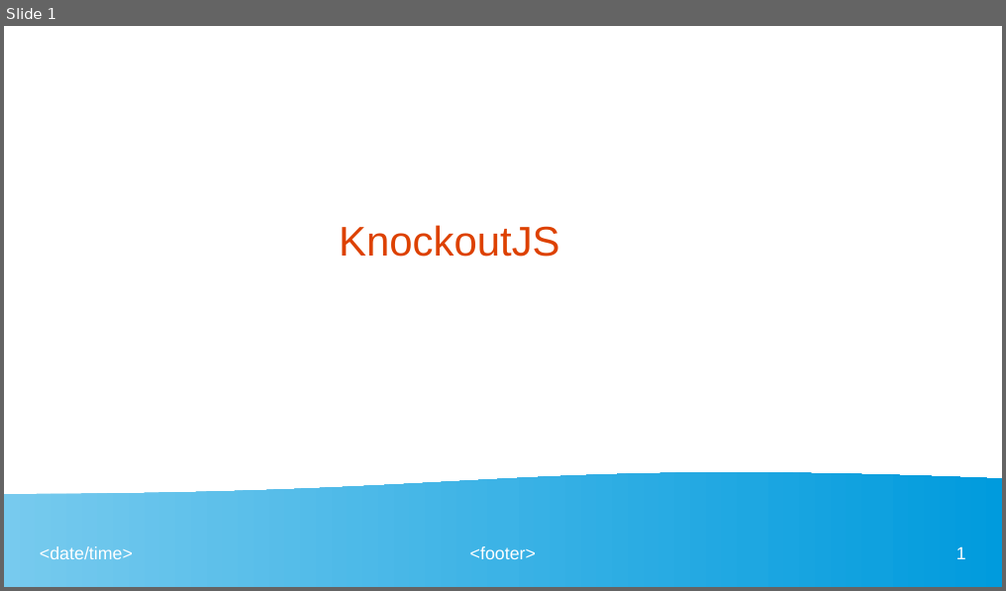
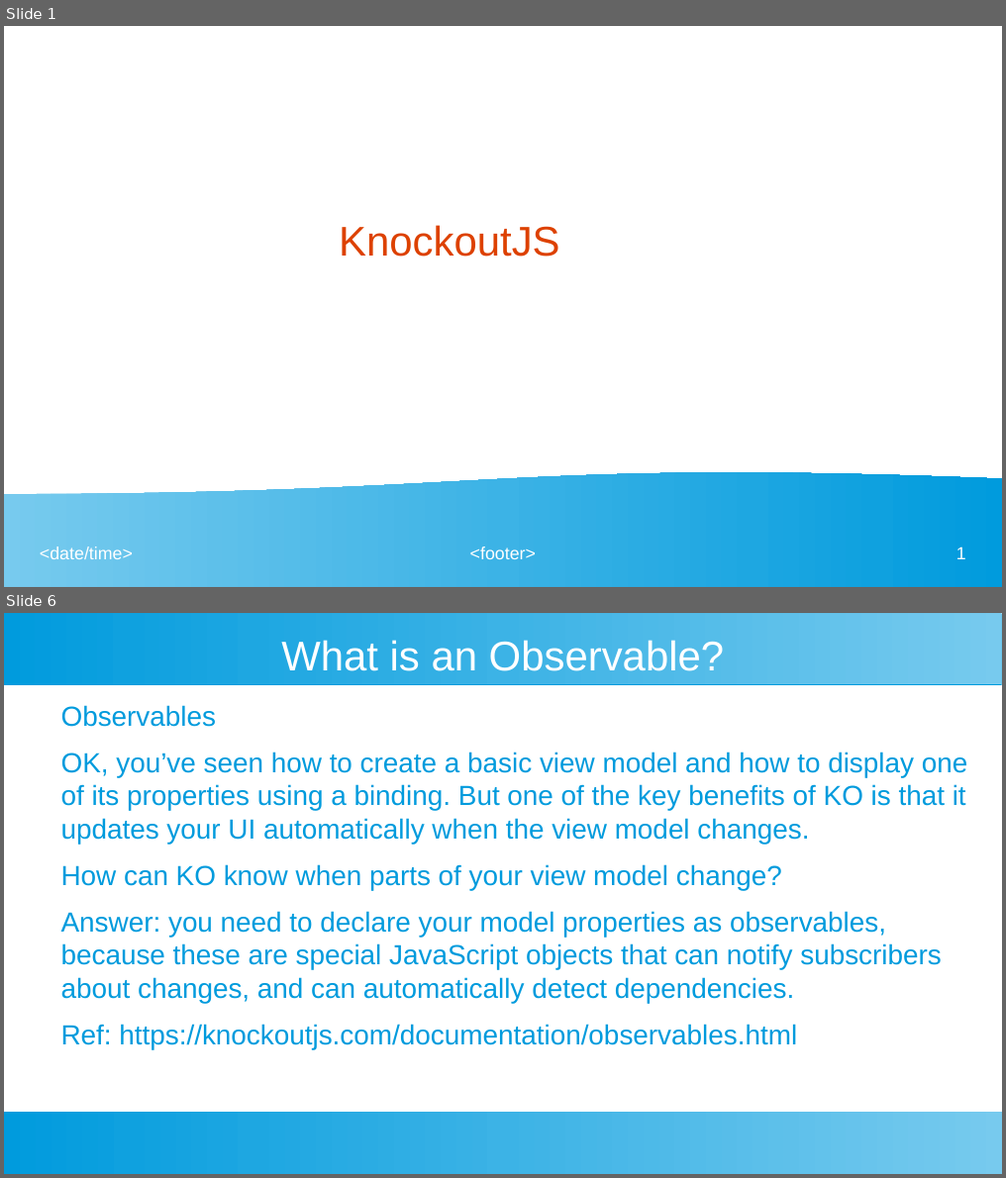
Before and after one commit to ashishjain1547/public_lessons_in_javascript, a slide deck: 5_Introduction to KnockoutJS/KnockoutJS.odp. Shown one above the other, each under a label of ours: slide 1 before the commit, slides 1 and 6 after it; the slides between them are not shown. The pictures are 1006x591 and 1006x1178 pixels, drawn with LibreOffice and Linux fonts; fonts in the diff are those of the drawing. Boxes give left, top, right and bottom in pixels: in the first picture for what was removed or moved away, otherwise in the second. Text is boxed around its words. In the diff, an @@ line names an element or a change of style, - is before the commit and + after.

```diff
--- a/5_Introduction to KnockoutJS/KnockoutJS.odp
+++ b/5_Introduction to KnockoutJS/KnockoutJS.odp
@@ slide 6 added at box(4, 613, 1002, 1174), background #FFFFFF @@
@@ rectangle added at box(4, 613, 1002, 684), fill gradient #77CAEE to #75C9EE to #73C9ED to #71C8ED to #6FC7ED to #6EC6ED @@
@@ title added at box(281, 640, 724, 671), 33 pt, text #FFFFFF @@
+What is an Observable?
@@ text added at box(61, 705, 968, 1050), 22 pt, text #009BDD @@
+Observables
+OK, you’ve seen how to create a basic view model and how to display one of its properties using a binding. But one of the key benefits of KO is that it updates your UI automatically when the view model changes.
+How can KO know when parts of your view model change?
+Answer: you need to declare your model properties as observables, because these are special JavaScript objects that can notify subscribers about changes, and can automatically detect dependencies.
+Ref: https://knockoutjs.com/documentation/observables.html
@@ rectangle added at box(4, 1112, 1002, 1174), fill gradient #77CAEE to #75C9EE to #73C9ED to #71C8ED to #6FC7ED to #6EC6ED @@
```
Also in this commit, not shown: 2 slides changed, 2 other slides added, 1 other file.
